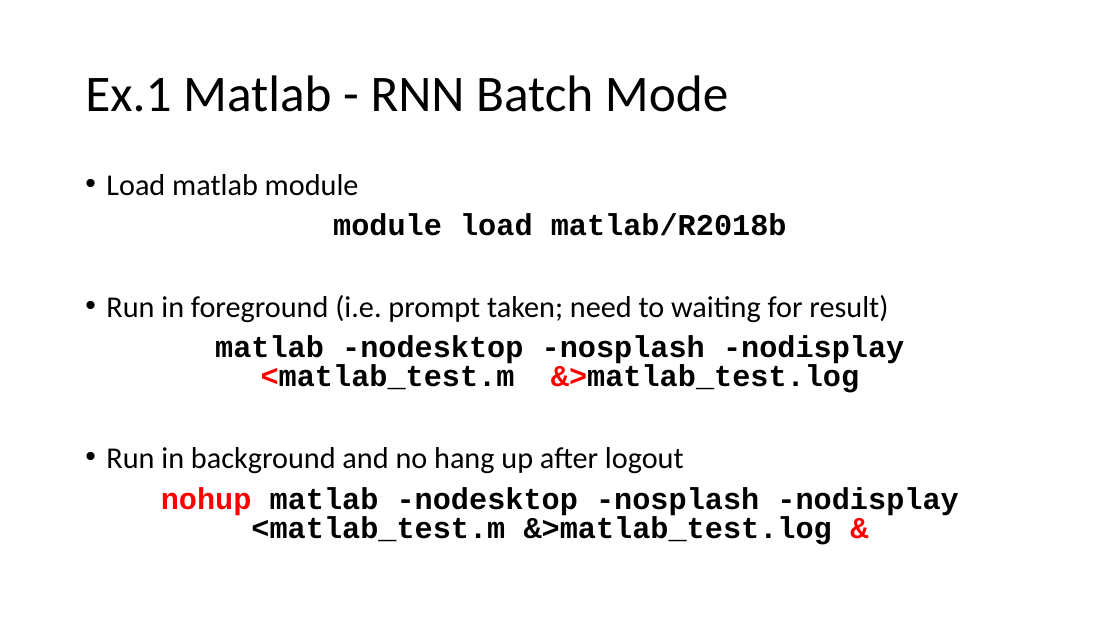
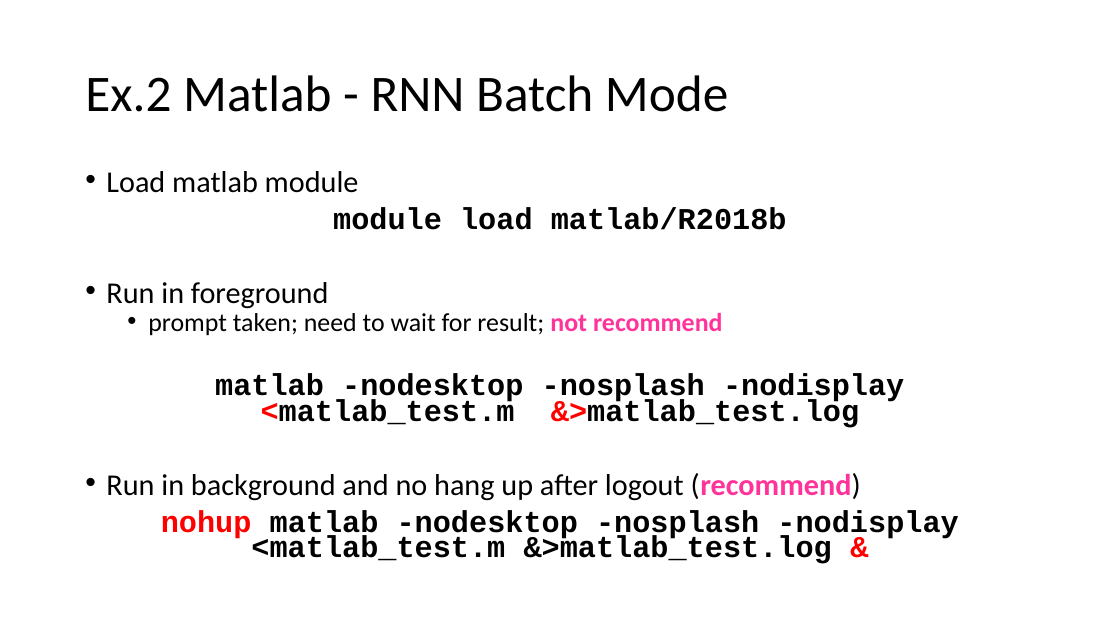
Before and after one commit to tdmdal/rrn-workshop, a slide deck: slide 22 of rrn_intro.pptx. Drawn at 1120x630 pixels with LibreOffice and Linux fonts; fonts in the diff are those of the drawing. Boxes give left, top, right and bottom in pixels: in the first picture for what was removed or moved away, otherwise in the second. Text is boxed around its words. In the diff, an @@ line names an element or a change of style, - is before the commit and + after.

```diff
--- a/rrn_intro.pptx
+++ b/rrn_intro.pptx
@@ title at (85,75,728,112): text changed @@
-Ex.1 Matlab - RNN Batch Mode
+Ex.2 Matlab - RNN Batch Mode
@@ text at (106,171,958,564): line spacing 0.8 to 0.7 @@
@@ text at (106,282,722,336): text changed; size 25.9 to 22.2 pt @@
-• Run in foreground (i.e. prompt taken; need to waiting for result)
+• Run in foreground
+  • prompt taken; need to wait for result; not recommend
@@ text at (106,473,861,501): text changed @@
-• Run in background and no hang up after logout
+• Run in background and no hang up after logout (recommend)
```
Also in this commit, not shown: 15 other slides changed, 6 slides added, 2 other files.
